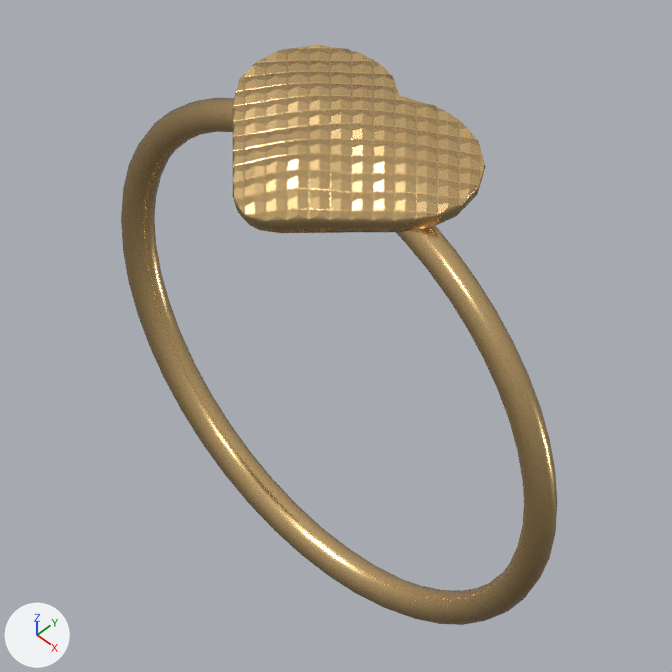
The Blender file Models/Heart Ring.blend: old version first, new version second.
Rendered twice from the file's camera 'Camera'. Lighting does not change. The marker at lower left points along +X, +Y and +Z.

Objects in the first picture: 'HeartRing'.
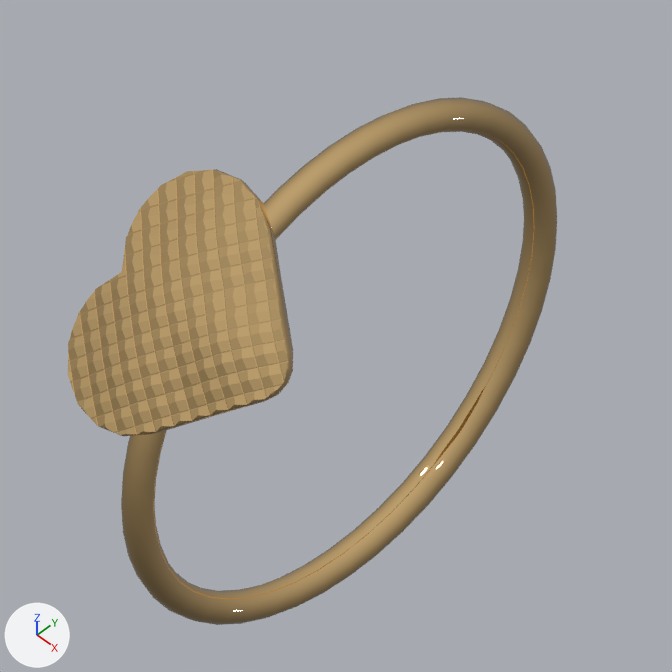
Where the change shows, as pixel boxes [x1, y1, x2, y2] in the pictures (672 x 672 px):
'HeartRing', surface changed, reshaped (12% wider, 9% shorter)
    before: [121, 44, 557, 625]
    after: [68, 97, 557, 625]

What the commit changed:
In material 'Gold' (mat_gold), roughness goes from 0.25 to 0.0.
me_plane_001 has 2656 vertices, 2539 faces and spans x -1.12..1.12, y -0.5..0.41, z -1.12..1.22.
me_plane_001 is used by ob_heartring; location (0.0, 0.0, 0.0).
me_plane_001 part 1: the whole mesh is multiplied about the mesh origin by the matrix ((0.0, -1.0, 0.0), (0.707, 0.0, -0.707), (0.707, 0.0, 0.707)).
